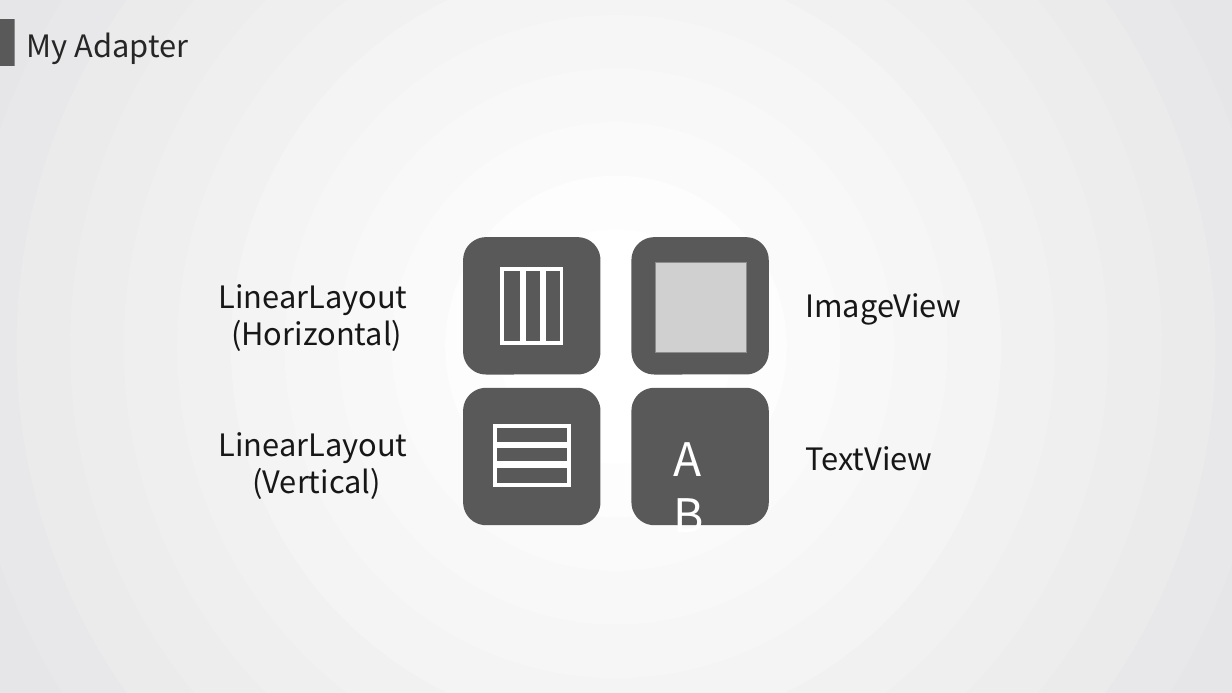
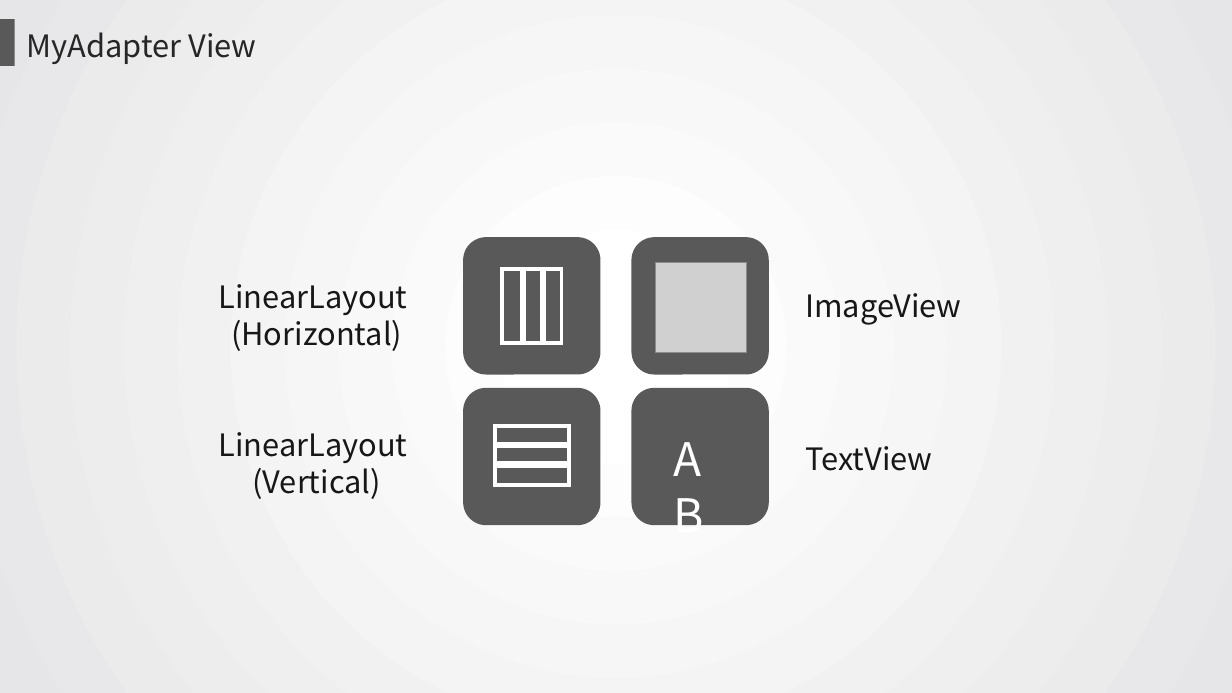
Before and after one commit to JoyceLi1210/JoyceLi1210.github.io, a slide deck: slide 14 of Android_HW3.pptx (slide 5 before the commit). Drawn at 1232x693 pixels with LibreOffice and Linux fonts; fonts in the diff are those of the drawing; grey boxes stand for pictures. Boxes give left, top, right and bottom in pixels: in the first picture for what was removed or moved away, otherwise in the second. Text is boxed around its words. In the diff, an @@ line names an element or a change of style, - is before the commit and + after.

```diff
--- a/Android_HW3.pptx
+++ b/Android_HW3.pptx
@@ text at bbox=[27, 32, 256, 64]: text changed @@
-My Adapter
+MyAdapter View
```
Also in this commit, not shown: 1 other slide changed, 14 slides added, 5 slides removed.
